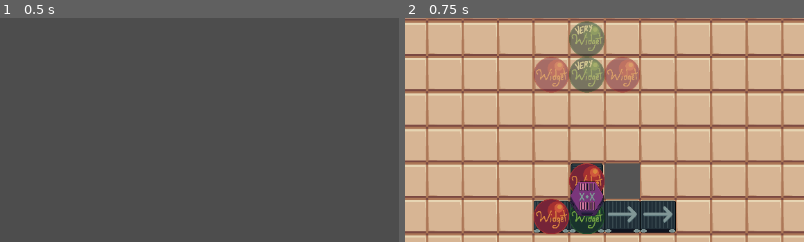
Above: before the commit, frames 1-2 (left to right).
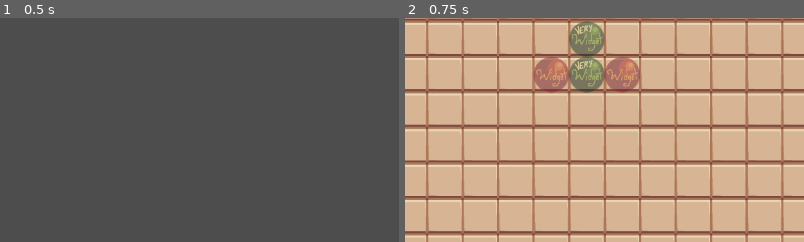
Above: after the commit, the same moments.

Repository: Salanmander/Roguetronics
Game: Godot game, scene res://Menu/main__menu.tscn
Two runs of this game, one before a commit and one after it. Both use one fixed random seed, a clock stepped at 60 frames per second and the inputs below. The engine's default icon, where the game draws it, is replaced by a stand-in: a white triangle on a blue panel in a dark square.
Inputs:
- Up to frame 1 (0.5 s): no input
- Up to frame 2 (0.75 s): click "Hello" at 0.5 s
The pictures show only the part of the screen within x 24-74%, y 7-57%; the shares and areas given below are measured in that part.

Frame 1 is identical in both runs. In frame 2, 8.1% of the frame differs, in the area x 32-68%, y 64-97%.

Commit message:
Debug setup changes

Diff:
--- a/Factory/factory_floor.gd
+++ b/Factory/factory_floor.gd
@@ -295,20 +295,7 @@
 	goal.add_widget(Vector2(Consts.GRID_SIZE,0), 1)
 	goal.add_widget(Vector2(-Consts.GRID_SIZE,0), 1)
 
-	make_widget(Vector2i(9, 6), 1)
-	make_widget(Vector2i(10, 5), 1)
-	make_widget(Vector2i(10, 6), 2)
-
-	make_combiner(Vector2i(10, 5), Vector2i(0, 1))
-
-	make_belt(Vector2i(9, 6), Consts.RIGHT)
-	make_belt(Vector2i(10, 6), Consts.RIGHT)
-	make_belt(Vector2i(11, 6), Consts.RIGHT)
-	make_belt(Vector2i(12, 6), Consts.RIGHT)
-
-	make_belt(Vector2i(10, 5), Consts.UP)
-
-	make_wall(Vector2i(11,5))
+
 
 
 func _on_test_pressed():
